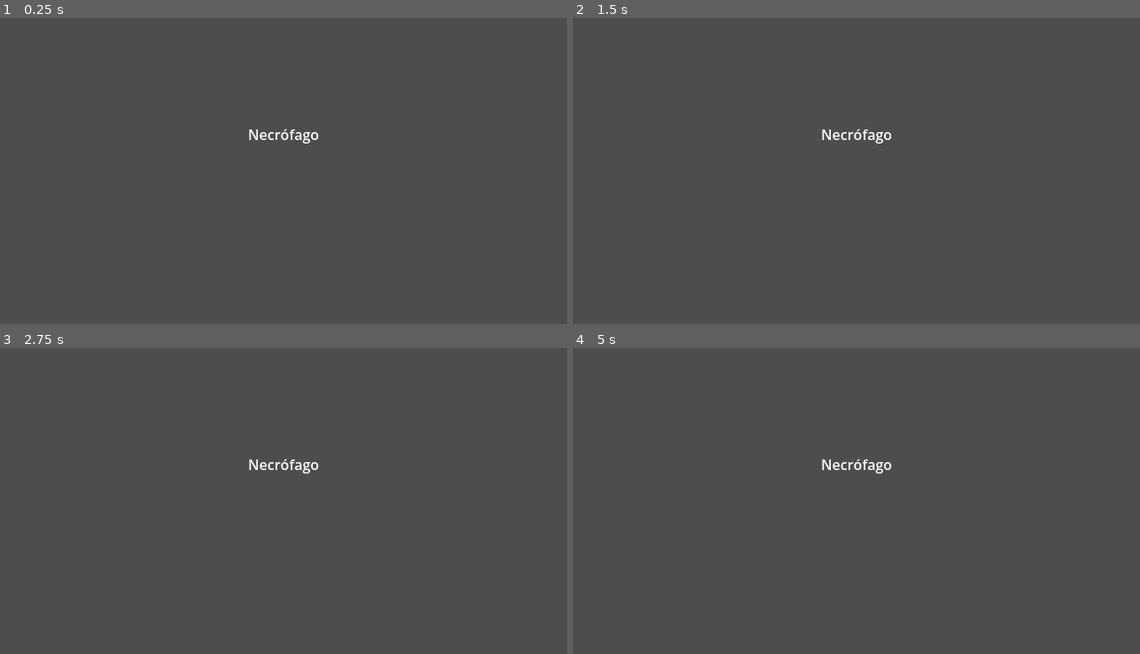
Above: before the commit, frames 1-4 (two rows, left to right).
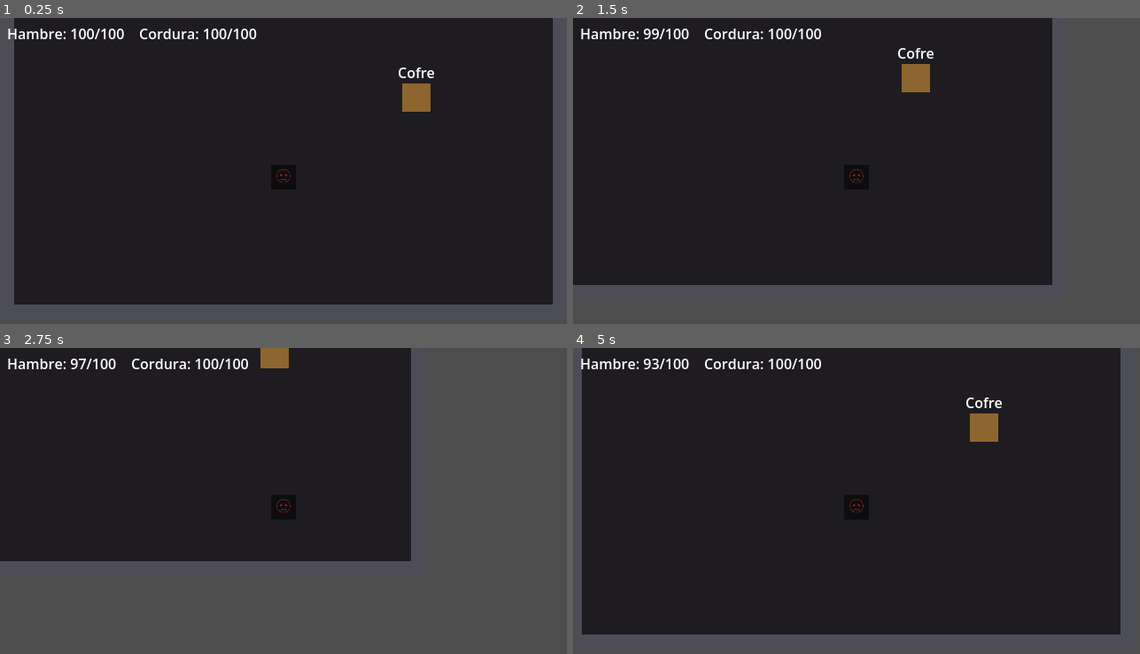
Above: after the commit, the same moments.

Repository: Vloom02/Malvinas
Game: Godot game, scene res://scenes/maps/test_room.tscn
Same seed, same stepped clock (60 frames per second), same inputs: the game is played once before the commit and once after it. Before the commit the project starts from res://scenes/main.tscn.
Inputs:
- Up to frame 1 (0.25 s): no input
- Up to frame 2 (1.5 s): tap Enter at 0.5 s; hold D (move_right, bound only after the commit) 0.53-1.28 s; hold E (interact, bound only after the commit) 0.53-1.28 s; hold S (move_down, bound only after the commit) from 1.28 s (still down); tap E (interact, bound only after the commit) at 1.35 s
- Up to frame 3 (2.75 s): release S (move_down, bound only after the commit) at 2.03 s; hold D (move_right, bound only after the commit) from 2.03 s (still down); hold E (interact, bound only after the commit) from 2.03 s (still down)
- Up to frame 4 (5 s): release D (move_right, bound only after the commit) at 2.78 s; release E (interact, bound only after the commit) at 2.78 s; hold W (move_up, bound only after the commit) 2.78-3.53 s; tap E (interact, bound only after the commit) at 2.85, 4.35 s; hold E (interact, bound only after the commit) 3.53-4.28 s; hold A (move_left, bound only after the commit) from 3.53 s (still down)

The runs differ from the first frame. In frame 1, 89% of the frame differs, in the area x 1-98%, y 0-94%; in frame 2, 74%; in frame 3, 50%; in frame 4, 89%.

Commit message:
Mecanicas basicas: caminar, paredes, interactuar y hambre al andar
- Acciones de input (WASD/flechas + E/Espacio) en project.godot
- Player CharacterBody2D con movimiento 8 direcciones y gasto de hambre
- Interactable reutilizable (Area2D) con mensaje configurable
- HUD que muestra hambre/cordura via senales de GameState
- Sala de prueba test_room con piso, paredes solidas, cofre y jugador
- test_room pasa a ser la escena principal

Diff:
--- a/project.godot
+++ b/project.godot
@@ -1,6 +1,10 @@
 ; Engine configuration file.
-; Generado como base del proyecto. Godot lo va a reordenar/expandir
-; la primera vez que lo abras en el editor — es normal.
+; It's best edited using the editor UI and not directly,
+; since the parameters that go here are not all obvious.
+;
+; Format:
+;   [section] ; section goes between []
+;   param=value ; assign values to parameters
 
 config_version=5
 
@@ -9,7 +13,7 @@
 config/name="Hambre"
 config/description="RPG de terror/supervivencia por turnos (working title)."
 config/version="0.0.1"
-run/main_scene="res://scenes/main.tscn"
+run/main_scene="res://scenes/maps/test_room.tscn"
 config/features=PackedStringArray("4.6", "GL Compatibility")
 config/icon="res://icon.svg"
 
@@ -24,8 +28,41 @@
 window/stretch/mode="viewport"
 window/stretch/aspect="keep"
 
+[input]
+
+move_left={
+"deadzone": 0.5,
+"events": [Object(InputEventKey,"resource_local_to_scene":false,"resource_name":"","device":-1,"window_id":0,"alt_pressed":false,"shift_pressed":false,"ctrl_pressed":false,"meta_pressed":false,"pressed":false,"keycode":0,"physical_keycode":65,"key_label":0,"unicode":97,"location":0,"echo":false,"script":null)
+, Object(InputEventKey,"resource_local_to_scene":false,"resource_name":"","device":-1,"window_id":0,"alt_pressed":false,"shift_pressed":false,"ctrl_pressed":false,"meta_pressed":false,"pressed":false,"keycode":0,"physical_keycode":4194319,"key_label":0,"unicode":0,"location":0,"echo":false,"script":null)
+]
+}
+move_right={
+"deadzone": 0.5,
+"events": [Object(InputEventKey,"resource_local_to_scene":false,"resource_name":"","device":-1,"window_id":0,"alt_pressed":false,"shift_pressed":false,"ctrl_pressed":false,"meta_pressed":false,"pressed":false,"keycode":0,"physical_keycode":68,"key_label":0,"unicode":100,"location":0,"echo":false,"script":null)
+, Object(InputEventKey,"resource_local_to_scene":false,"resource_name":"","device":-1,"window_id":0,"alt_pressed":false,"shift_pressed":false,"ctrl_pressed":false,"meta_pressed":false,"pressed":false,"keycode":0,"physical_keycode":4194321,"key_label":0,"unicode":0,"location":0,"echo":false,"script":null)
+]
+}
+move_up={
+"deadzone": 0.5,
+"events": [Object(InputEventKey,"resource_local_to_scene":false,"resource_name":"","device":-1,"window_id":0,"alt_pressed":false,"shift_pressed":false,"ctrl_pressed":false,"meta_pressed":false,"pressed":false,"keycode":0,"physical_keycode":87,"key_label":0,"unicode":119,"location":0,"echo":false,"script":null)
+, Object(InputEventKey,"resource_local_to_scene":false,"resource_name":"","device":-1,"window_id":0,"alt_pressed":false,"shift_pressed":false,"ctrl_pressed":false,"meta_pressed":false,"pressed":false,"keycode":0,"physical_keycode":4194320,"key_label":0,"unicode":0,"location":0,"echo":false,"script":null)
+]
+}
+move_down={
+"deadzone": 0.5,
+"events": [Object(InputEventKey,"resource_local_to_scene":false,"resource_name":"","device":-1,"window_id":0,"alt_pressed":false,"shift_pressed":false,"ctrl_pressed":false,"meta_pressed":false,"pressed":false,"keycode":0,"physical_keycode":83,"key_label":0,"unicode":115,"location":0,"echo":false,"script":null)
+, Object(InputEventKey,"resource_local_to_scene":false,"resource_name":"","device":-1,"window_id":0,"alt_pressed":false,"shift_pressed":false,"ctrl_pressed":false,"meta_pressed":false,"pressed":false,"keycode":0,"physical_keycode":4194322,"key_label":0,"unicode":0,"location":0,"echo":false,"script":null)
+]
+}
+interact={
+"deadzone": 0.5,
+"events": [Object(InputEventKey,"resource_local_to_scene":false,"resource_name":"","device":-1,"window_id":0,"alt_pressed":false,"shift_pressed":false,"ctrl_pressed":false,"meta_pressed":false,"pressed":false,"keycode":0,"physical_keycode":69,"key_label":0,"unicode":101,"location":0,"echo":false,"script":null)
+, Object(InputEventKey,"resource_local_to_scene":false,"resource_name":"","device":-1,"window_id":0,"alt_pressed":false,"shift_pressed":false,"ctrl_pressed":false,"meta_pressed":false,"pressed":false,"keycode":0,"physical_keycode":32,"key_label":0,"unicode":32,"location":0,"echo":false,"script":null)
+]
+}
+
 [rendering]
 
+textures/canvas_textures/default_texture_filter=0
 renderer/rendering_method="gl_compatibility"
 renderer/rendering_method.mobile="gl_compatibility"
-textures/canvas_textures/default_texture_filter=0
--- /dev/null
+++ b/scenes/maps/test_room.tscn
@@ -0,0 +1,66 @@
+[gd_scene format=3 uid="uid://dhetdt8km5xc5"]
+
+[ext_resource type="PackedScene" path="res://scenes/player/player.tscn" id="1"]
+[ext_resource type="PackedScene" path="res://scenes/world/interactable.tscn" id="2"]
+[ext_resource type="PackedScene" path="res://scenes/ui/hud.tscn" id="3"]
+
+[sub_resource type="RectangleShape2D" id="WallH"]
+size = Vector2(640, 16)
+
+[sub_resource type="RectangleShape2D" id="WallV"]
+size = Vector2(16, 360)
+
+[node name="TestRoom" type="Node2D"]
+
+[node name="Floor" type="ColorRect" parent="."]
+offset_right = 640.0
+offset_bottom = 360.0
+color = Color(0.12, 0.11, 0.13, 1)
+
+[node name="WallTop" type="ColorRect" parent="."]
+offset_right = 640.0
+offset_bottom = 16.0
+color = Color(0.3, 0.3, 0.34, 1)
+
+[node name="WallBottom" type="ColorRect" parent="."]
+offset_top = 344.0
+offset_right = 640.0
+offset_bottom = 360.0
+color = Color(0.3, 0.3, 0.34, 1)
+
+[node name="WallLeft" type="ColorRect" parent="."]
+offset_right = 16.0
+offset_bottom = 360.0
+color = Color(0.3, 0.3, 0.34, 1)
+
+[node name="WallRight" type="ColorRect" parent="."]
+offset_left = 624.0
+offset_right = 640.0
+offset_bottom = 360.0
+color = Color(0.3, 0.3, 0.34, 1)
+
+[node name="Walls" type="StaticBody2D" parent="."]
+
+[node name="ColTop" type="CollisionShape2D" parent="Walls"]
+position = Vector2(320, 8)
+shape = SubResource("WallH")
+
+[node name="ColBottom" type="CollisionShape2D" parent="Walls"]
+position = Vector2(320, 352)
+shape = SubResource("WallH")
+
+[node name="ColLeft" type="CollisionShape2D" parent="Walls"]
+position = Vector2(8, 180)
+shape = SubResource("WallV")
+
+[node name="ColRight" type="CollisionShape2D" parent="Walls"]
+position = Vector2(632, 180)
+shape = SubResource("WallV")
+
+[node name="Interactable" parent="." instance=ExtResource("2")]
+position = Vector2(470, 110)
+
+[node name="Player" parent="." instance=ExtResource("1")]
+position = Vector2(320, 200)
+
+[node name="HUD" parent="." instance=ExtResource("3")]
--- /dev/null
+++ b/scenes/player/player.gd
@@ -0,0 +1,30 @@
+extends CharacterBody2D
+## El jugador. Se mueve en 8 direcciones con WASD o las flechas.
+## Caminar le baja el hambre (cada cierta distancia recorrida = 1 "paso").
+##
+## CharacterBody2D es el nodo de Godot pensado para personajes que se mueven
+## y chocan con paredes. move_and_slide() hace que se deslice contra los muros
+## en vez de trabarse.
+
+## Velocidad en píxeles por segundo. Editable desde el Inspector.
+@export var speed: float = 110.0
+
+## Cada cuántos píxeles caminados se gasta un "paso" de hambre.
+const STEP_DISTANCE: float = 64.0
+
+var _distance_walked: float = 0.0
+
+func _physics_process(delta: float) -> void:
+	# Input.get_vector arma un vector de dirección a partir de las 4 acciones.
+	# Ya queda normalizado, así que en diagonal no va más rápido.
+	var direction := Input.get_vector("move_left", "move_right", "move_up", "move_down")
+
+	velocity = direction * speed
+	move_and_slide()
+
+	# Hambre al caminar: acumulamos distancia y cada STEP_DISTANCE gastamos un paso.
+	if direction != Vector2.ZERO:
+		_distance_walked += velocity.length() * delta
+		while _distance_walked >= STEP_DISTANCE:
+			_distance_walked -= STEP_DISTANCE
+			GameState.spend_step()
--- /dev/null
+++ b/scenes/player/player.tscn
@@ -0,0 +1,20 @@
+[gd_scene format=3 uid="uid://cr7qucm5frb7s"]
+
+[ext_resource type="Script" path="res://scenes/player/player.gd" id="1"]
+[ext_resource type="Texture2D" path="res://icon.svg" id="2"]
+
+[sub_resource type="RectangleShape2D" id="RectangleShape2D_1"]
+size = Vector2(28, 28)
+
+[node name="Player" type="CharacterBody2D" groups=["player"]]
+motion_mode = 1
+script = ExtResource("1")
+
+[node name="Sprite2D" type="Sprite2D" parent="."]
+scale = Vector2(0.22, 0.22)
+texture = ExtResource("2")
+
+[node name="CollisionShape2D" type="CollisionShape2D" parent="."]
+shape = SubResource("RectangleShape2D_1")
+
+[node name="Camera2D" type="Camera2D" parent="."]
--- /dev/null
+++ b/scenes/ui/hud.gd
@@ -0,0 +1,19 @@
+extends CanvasLayer
+## HUD: el cartelito fijo en pantalla que muestra hambre y cordura.
+##
+## CanvasLayer hace que esto se dibuje SIEMPRE encima del juego y quieto en
+## pantalla (no se mueve con la cámara). Se "suscribe" a las señales de
+## GameState, así se actualiza solo cada vez que esos valores cambian.
+
+@onready var label: Label = $Label
+
+func _ready() -> void:
+	GameState.hunger_changed.connect(_refresh)
+	GameState.sanity_changed.connect(_refresh)
+	_refresh()
+
+func _refresh(_value: int = 0) -> void:
+	label.text = "Hambre: %d/%d    Cordura: %d/%d" % [
+		GameState.hunger, GameState.HUNGER_MAX,
+		GameState.sanity, GameState.SANITY_MAX,
+	]
--- /dev/null
+++ b/scenes/ui/hud.tscn
@@ -0,0 +1,13 @@
+[gd_scene format=3 uid="uid://dssi4617jtq5k"]
+
+[ext_resource type="Script" path="res://scenes/ui/hud.gd" id="1"]
+
+[node name="HUD" type="CanvasLayer"]
+script = ExtResource("1")
+
+[node name="Label" type="Label" parent="."]
+offset_left = 8.0
+offset_top = 6.0
+offset_right = 400.0
+offset_bottom = 28.0
+text = "Hambre: 100/100    Cordura: 100/100"
--- /dev/null
+++ b/scenes/world/interactable.gd
@@ -0,0 +1,35 @@
+extends Area2D
+class_name Interactable
+## Un objeto del mundo con el que el jugador puede interactuar apretando E.
+##
+## Cómo funciona: es un Area2D (una zona que detecta cuando algo entra).
+## Cuando el jugador entra en la zona, se "arma"; si está adentro y apretás
+## la acción "interact", dispara su mensaje y la señal interacted.
+##
+## Reutilizable: cofres, carteles, puertas, NPCs... todos pueden ser un
+## Interactable con un mensaje distinto, sin duplicar código.
+
+## Texto que muestra al interactuar. Editable desde el Inspector por escena.
+@export var message: String = "No hay nada interesante aquí."
+
+signal interacted
+
+var _player_inside: bool = false
+
+func _ready() -> void:
+	body_entered.connect(_on_body_entered)
+	body_exited.connect(_on_body_exited)
+
+func _on_body_entered(body: Node) -> void:
+	if body.is_in_group("player"):
+		_player_inside = true
+		print("[Mundo] Cerca de un objeto — apretá E para interactuar.")
+
+func _on_body_exited(body: Node) -> void:
+	if body.is_in_group("player"):
+		_player_inside = false
+
+func _unhandled_input(event: InputEvent) -> void:
+	if _player_inside and event.is_action_pressed("interact"):
+		print("[Interacción] %s" % message)
+		interacted.emit()
--- /dev/null
+++ b/scenes/world/interactable.tscn
@@ -0,0 +1,28 @@
+[gd_scene load_steps=3 format=3 uid="uid://c0inter0hambre1"]
+
+[ext_resource type="Script" path="res://scenes/world/interactable.gd" id="1"]
+
+[sub_resource type="RectangleShape2D" id="RectangleShape2D_1"]
+size = Vector2(44, 44)
+
+[node name="Interactable" type="Area2D"]
+script = ExtResource("1")
+message = "Un cofre viejo. Vacío... por ahora."
+
+[node name="Visual" type="ColorRect" parent="."]
+offset_left = -16.0
+offset_top = -16.0
+offset_right = 16.0
+offset_bottom = 16.0
+color = Color(0.55, 0.4, 0.18, 1)
+
+[node name="CollisionShape2D" type="CollisionShape2D" parent="."]
+shape = SubResource("RectangleShape2D_1")
+
+[node name="Label" type="Label" parent="."]
+offset_left = -24.0
+offset_top = -40.0
+offset_right = 24.0
+offset_bottom = -22.0
+text = "Cofre"
+horizontal_alignment = 1
Not shown, added: data/enemy_data.gd.uid
Not shown, added: icon.svg.import
Not shown, added: scenes/enemies/enemy.gd.uid
Not shown, added: scenes/main.gd.uid
Not shown, added: scenes/player/player.gd.uid
Not shown, added: scenes/ui/hud.gd.uid
Not shown, added: scenes/world/interactable.gd.uid
Not shown, added: scripts/autoload/game_state.gd.uid
